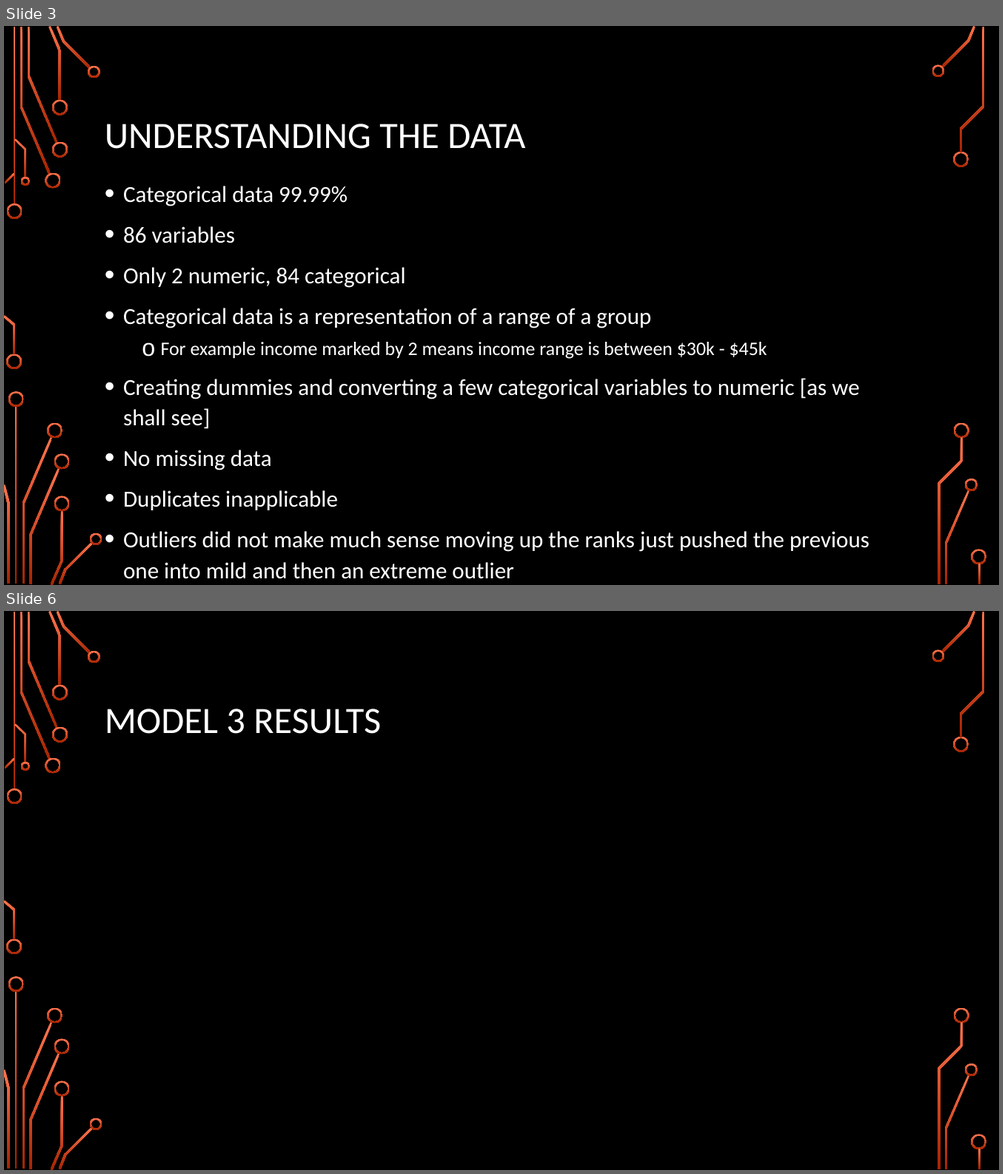
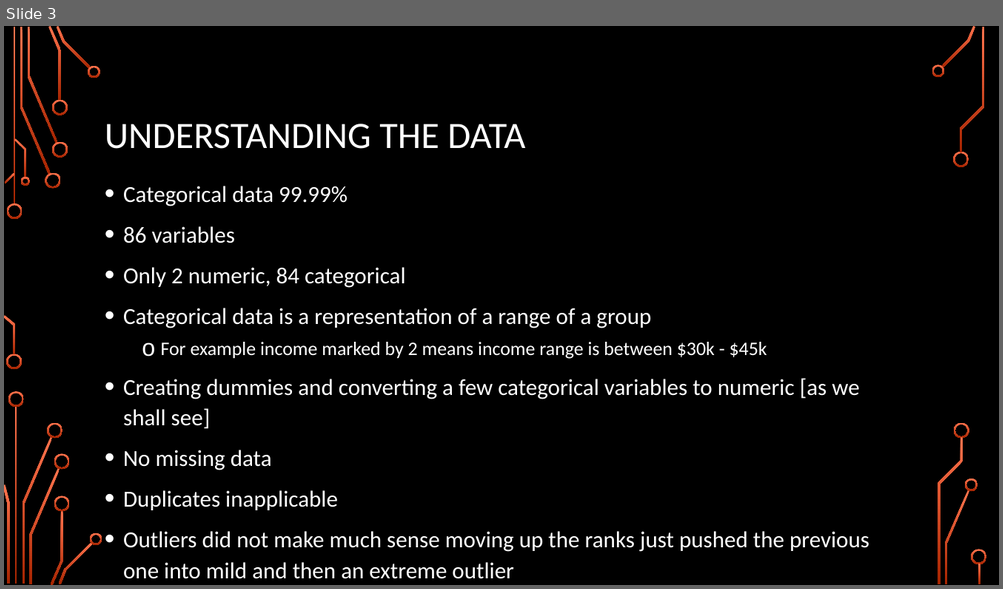
Before and after one commit to karimkhamwani/data-mining, a slide deck: Caravan.pptx. Shown one above the other, each under a label of ours: slides 3 and 6 before the commit, slide 3 after it; the slides between them are not shown. The pictures are 1003x1174 and 1003x589 pixels, drawn with LibreOffice and Linux fonts; fonts in the diff are those of the drawing; background and template pictures are left out. Boxes give left, top, right and bottom in pixels: in the first picture for what was removed or moved away, otherwise in the second. Text is boxed around its words. In the diff, an @@ line names an element or a change of style, - is before the commit and + after.

```diff
--- a/Caravan.pptx
+++ b/Caravan.pptx
@@ slide 6 removed at [4, 611, 999, 1170], background picture (left out); not listed: 36 template elements that a slide beside it also shows @@
@@ title removed at [105, 709, 381, 734] @@
-MODEL 3 RESULTS
```
Also in this commit, not shown: 8 slides added, 3 other slides removed, 1 other file.
